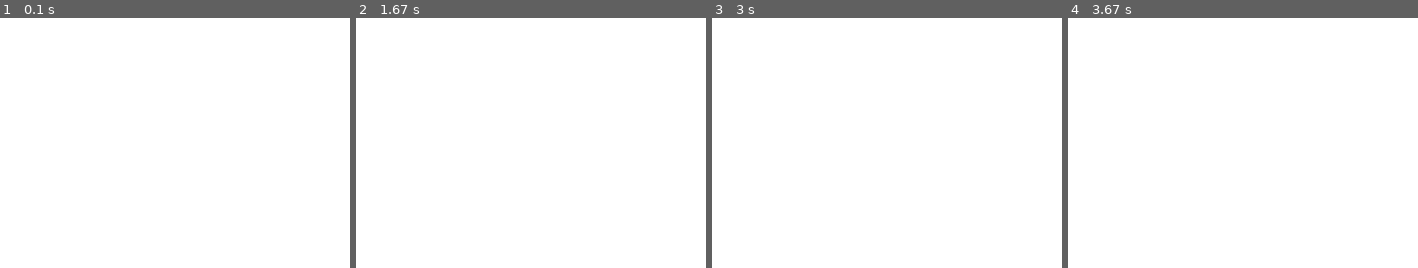
Above: before the commit, frames 1-4 (left to right).
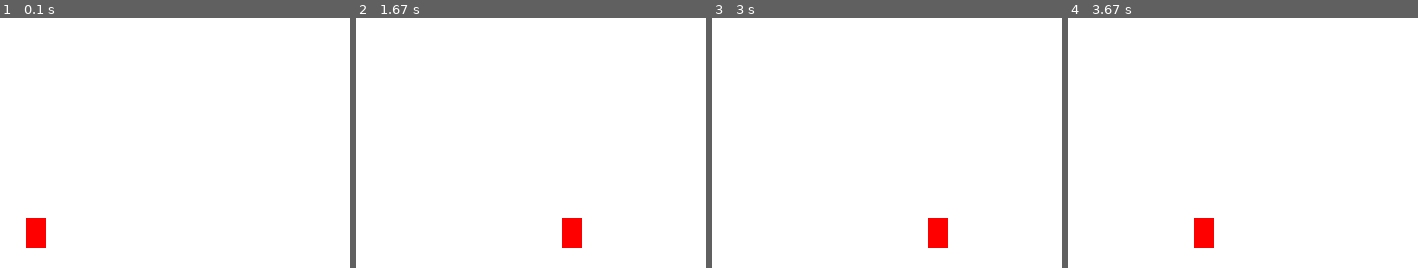
Above: after the commit, the same moments.

Repository: jcc5225/NutritionGame
Game: pygame game, started from game.py
Two runs of this game, one before a commit and one after it. Both use one fixed random seed, a clock stepped at 60 frames per second and the inputs below.
Inputs:
- Up to frame 1 (0.1 s): no input
- Up to frame 2 (1.67 s): hold Right 0.33-0.8 s; hold Right 0.83-1.3 s; hold Left from 1.33 s (still down)
- Up to frame 3 (3 s): release Left at 1.87 s; hold Left 1.9-2.3 s; hold Right 2.33-2.97 s
- Up to frame 4 (3.67 s): hold Left 3-3.47 s; hold Right from 3.5 s (still down)
The pictures show only the part of the screen within x 46-96%, y 50-100%; the shares and areas given below are measured in that part.

The runs differ from the first frame. In frame 1, 0.7% of the frame differs, in the area x 7-14%, y 80-92%; in frame 2, 0.7%; in frame 3, 0.7%; in frame 4, 0.7%.

Commit message:
basic sprite functionality

Diff:
--- a/game.py
+++ b/game.py
@@ -1,27 +1,46 @@
 #!/usr/bin/python -tt
 
 import pygame
+from sprite import Car
+
+BLACK = ( 0, 0, 0)
+WHITE = ( 255, 255, 255)
+GREEN = ( 0, 255, 0)
+RED = ( 255, 0, 0)
+
+
 
 def main():
     pygame.init()
 
-    BLACK = ( 0, 0, 0)
-    WHITE = ( 255, 255, 255)
-    GREEN = ( 0, 255, 0)
-    RED = ( 255, 0, 0)
-
     size = (700, 500)
     screen = pygame.display.set_mode(size)
-    pygame.display.set_caption("My First Game")
+    pygame.display.set_caption("Nutrition Game")
 
     carryOn = True
 
     clock = pygame.time.Clock()
 
+    all_sprites_list = pygame.sprite.Group()
+
+    playerCar = Car(RED, 20, 30)
+    playerCar.rect.x = 350
+    playerCar.rect.y = 450
+    all_sprites_list.add(playerCar)
+
     while carryOn:
         for event in pygame.event.get(): # User did something
             if event.type == pygame.QUIT: # If user clicked close
                 carryOn = False
+            elif event.type==pygame.KEYDOWN:
+                if event.key==pygame.K_x: #Pressing the x Key will quit the game
+                     carryOn=False
+
+        keys = pygame.key.get_pressed()
+        if keys[pygame.K_LEFT]:
+            playerCar.moveLeft(5)
+        if keys[pygame.K_RIGHT]:
+            playerCar.moveRight(5)
 
             # First, clear the screen to white.
         screen.fill(WHITE)
@@ -30,10 +49,13 @@
         pygame.draw.line(screen, GREEN, [0, 0], [100, 100], 5)
         pygame.draw.ellipse(screen, BLACK, [20,20,250,100], 2)
 
+        all_sprites_list.update()
 
+        all_sprites_list.draw(screen)
         pygame.display.flip()
 
         clock.tick(60)
+
 
     pygame.quit()
 
--- /dev/null
+++ b/sprite.py
@@ -0,0 +1,35 @@
+import pygame
+
+BLACK = ( 0, 0, 0)
+WHITE = ( 255, 255, 255)
+GREEN = ( 0, 255, 0)
+RED = ( 255, 0, 0)
+
+
+class Car(pygame.sprite.Sprite):
+    #This class represents a car. It derives from the "Sprite" class in Pygame.
+
+    def __init__(self, color, width, height):
+        # Call the parent class (Sprite) constructor
+        super().__init__()
+
+        # Pass in the color of the car, and its x and y position, width and height.
+        # Set the background color and set it to be transparent
+        self.image = pygame.Surface([width, height])
+        self.image.fill(WHITE)
+        self.image.set_colorkey(WHITE)
+
+        # Draw the car (a rectangle!)
+        pygame.draw.rect(self.image, color, [0, 0, width, height])
+
+        # Instead we could load a proper pciture of a car...
+        # self.image = pygame.image.load("car.png").convert_alpha()
+
+        # Fetch the rectangle object that has the dimensions of the image.
+        self.rect = self.image.get_rect()
+
+    def moveRight(self, pixels):
+        self.rect.x += pixels
+
+    def moveLeft(self, pixels):
+        self.rect.x -= pixels
